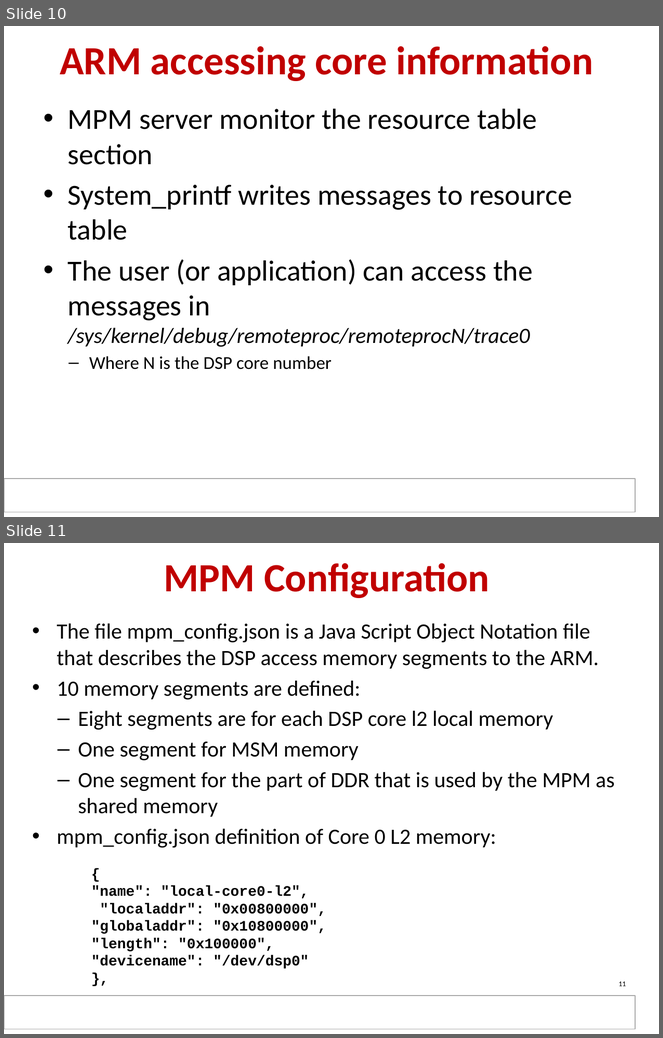
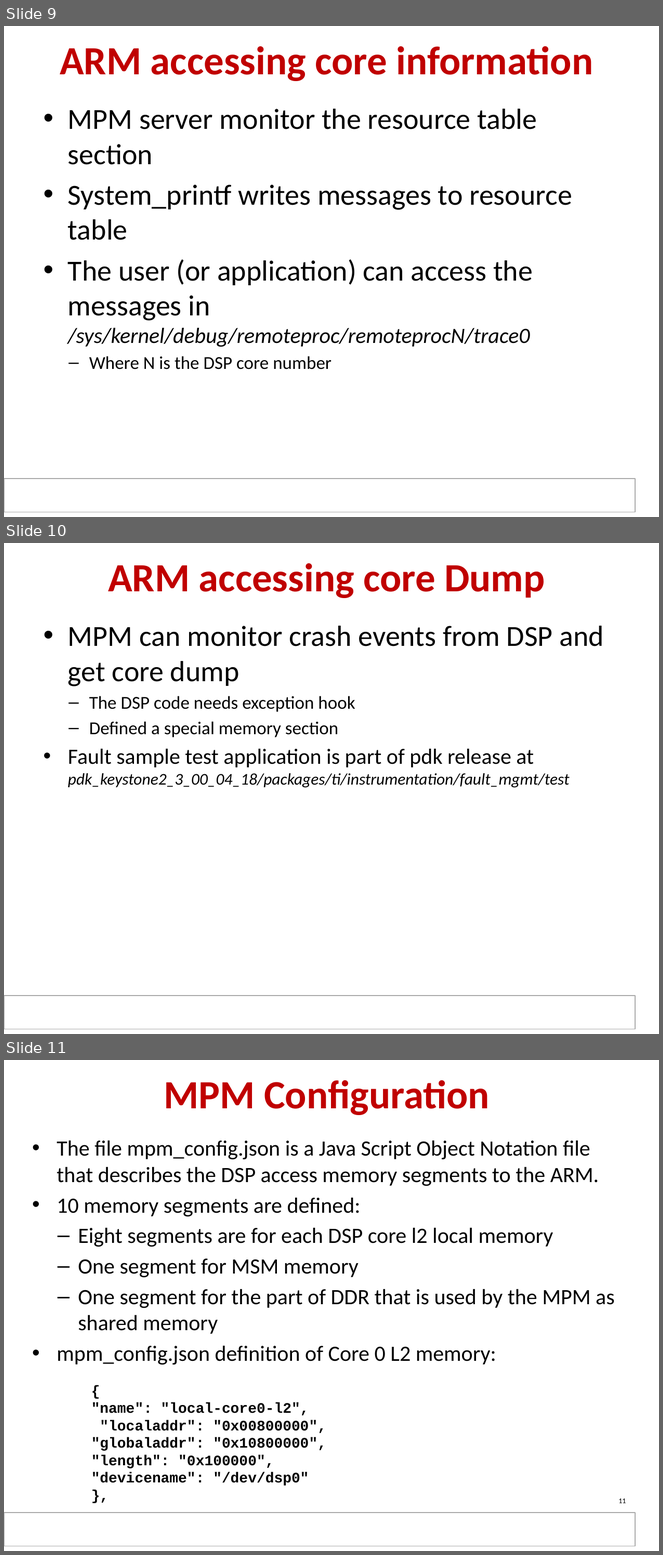
Before and after one commit to hari1989/keystone-workshop, a slide deck: slides/KeyStone ARM DSP.pptx. Shown one above the other, each under a label of ours: slides 10 and 11 before the commit, slides 9, 10 and 11 after it. The pictures are 663x1038 and 663x1555 pixels, drawn with LibreOffice and Linux fonts; fonts in the diff are those of the drawing; background and template pictures are left out. Boxes give left, top, right and bottom in pixels: in the first picture for what was removed or moved away, otherwise in the second. Text is boxed around its words. In the diff, an @@ line names an element or a change of style, - is before the commit and + after.

```diff
--- a/slides/KeyStone ARM DSP.pptx
+++ b/slides/KeyStone ARM DSP.pptx
@@ slide 10 added at bbox=[4, 543, 659, 1034], background #FFFFFF; not listed: 1 template element that a slide beside it also shows @@
@@ title added at bbox=[108, 563, 545, 598], 44 pt, text #C00000, bold @@
+ARM accessing core Dump
@@ text added at bbox=[68, 626, 604, 788], 18 pt, text #000000 @@
+• MPM can monitor crash events from DSP and get core dump
+  – The DSP code needs exception hook
+  – Defined a special memory section
+• Fault sample test application is part of pdk release at pdk_keystone2_3_00_04_18/packages/ti/instrumentation/fault_mgmt/test
@@ what was slide 10 is now slide 9 @@
```
Also in this commit, not shown: 3 slides changed, 4 other slides added, 2 slides removed.
